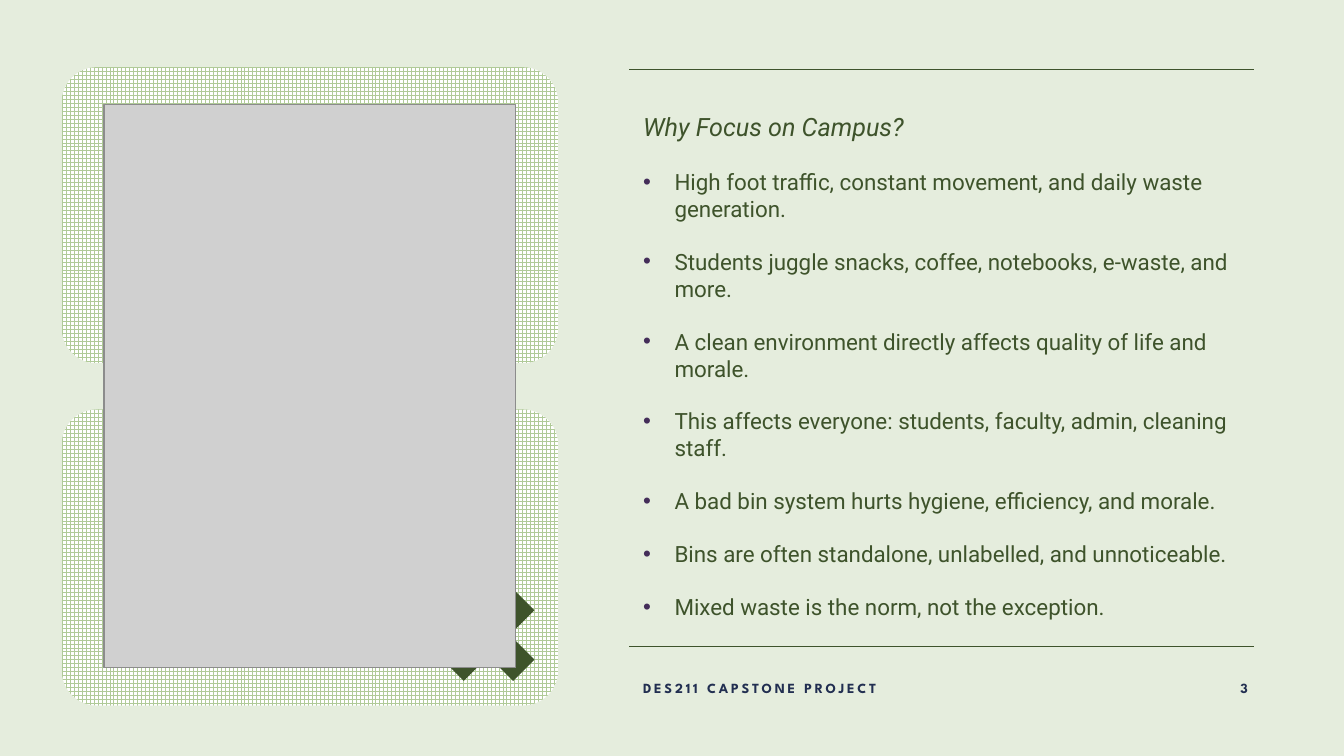
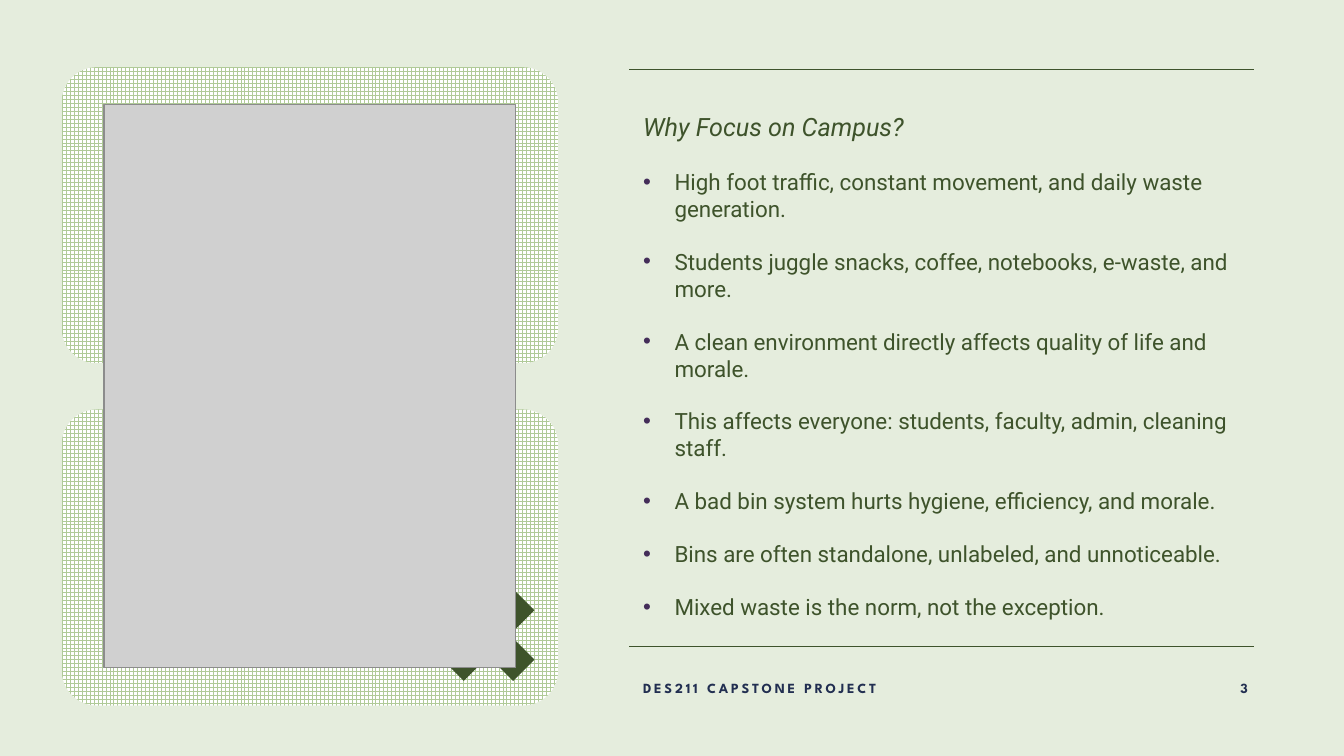
Before and after one commit to lalitm1004/DES211-CCD, a slide deck: slide 3 of presentation.pptx. Drawn at 1344x756 pixels with LibreOffice and Linux fonts; fonts in the diff are those of the drawing; grey boxes stand for pictures; background and template pictures are left out. Boxes give left, top, right and bottom in pixels: in the first picture for what was removed or moved away, otherwise in the second. Text is boxed around its words. In the diff, an @@ line names an element or a change of style, - is before the commit and + after.

```diff
--- a/presentation.pptx
+++ b/presentation.pptx
@@ text at (x1=675, y1=545, x2=1221, y2=565): text changed @@
-• Bins are often standalone, unlabelled, and unnoticeable.
+• Bins are often standalone, unlabeled, and unnoticeable.
```
Also in this commit, not shown: 2 other slides changed, 3 slides added, 2 slides removed.
